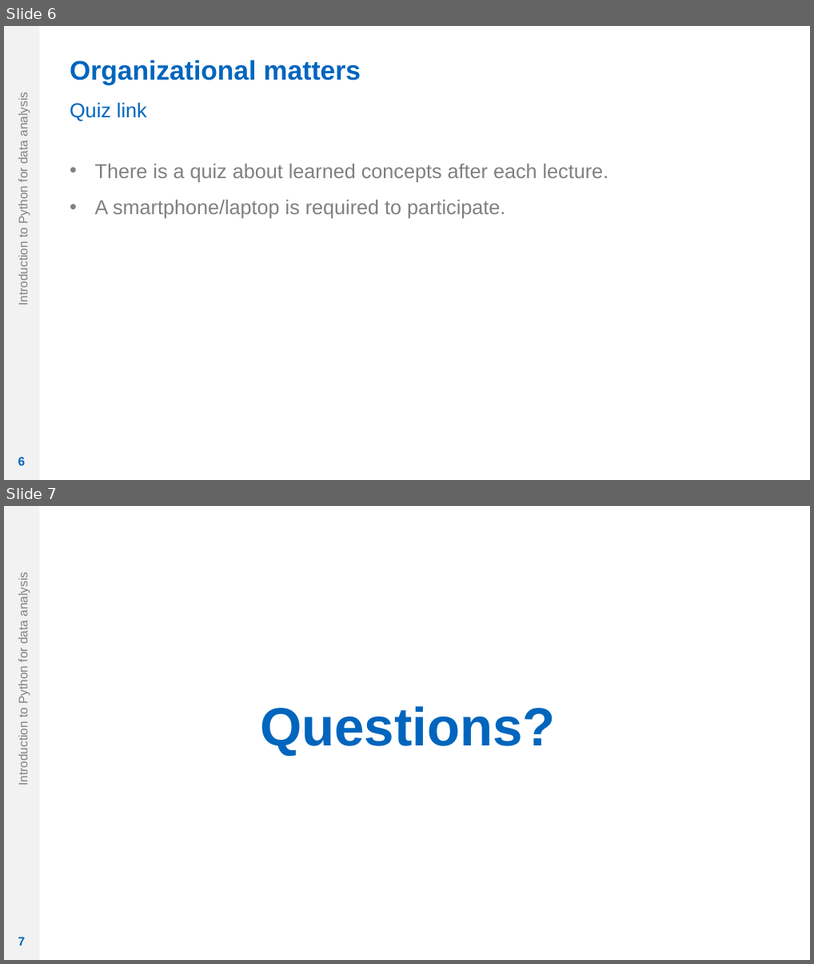
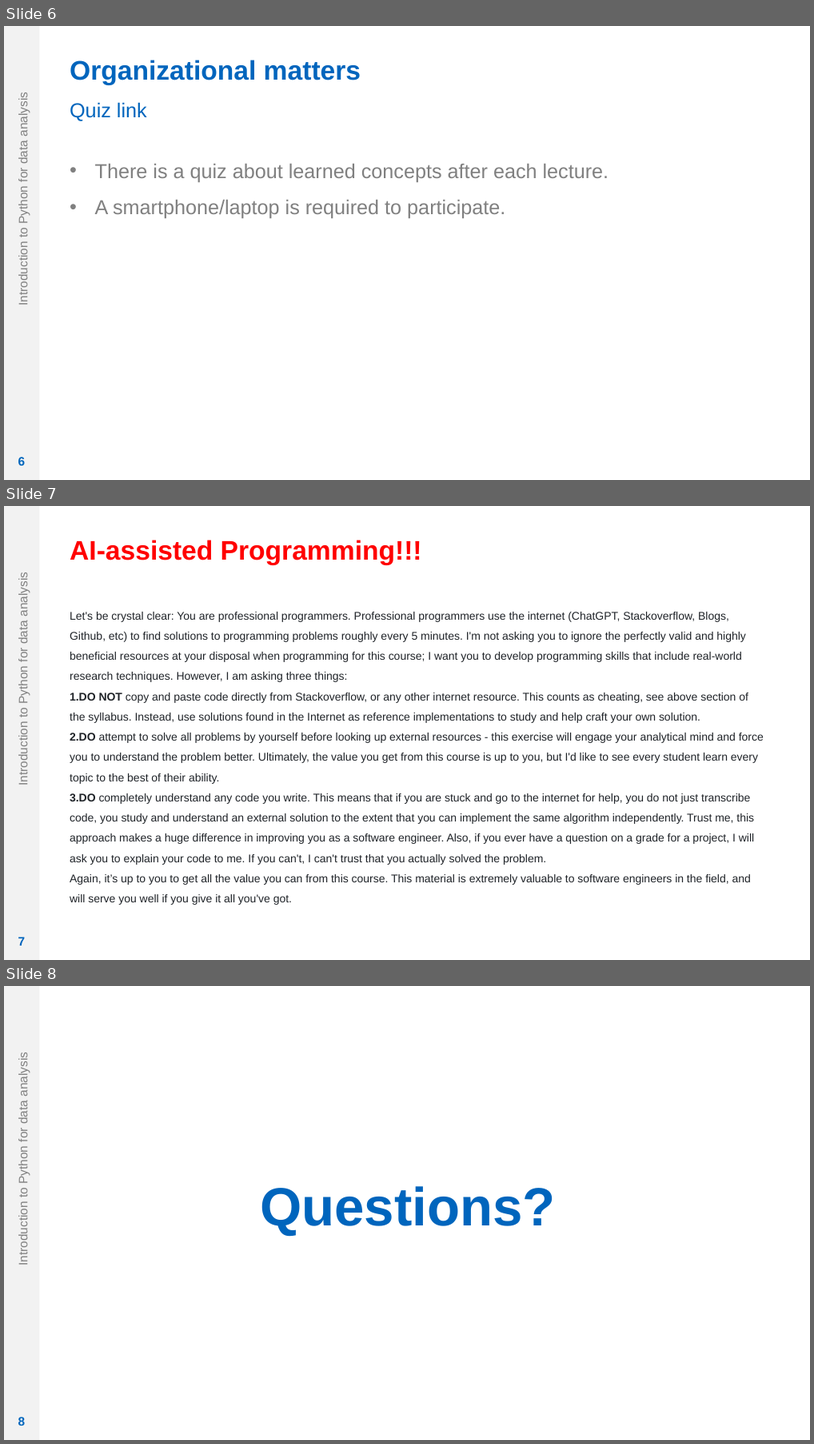
Before and after one commit to weiyuandu/pythoncourse, a slide deck: Lectures/Lecture 1/Lecture 00.pptx. Shown one above the other, each under a label of ours: slides 6 and 7 before the commit, slides 6, 7 and 8 after it. The pictures are 814x964 and 814x1444 pixels, drawn with LibreOffice and Linux fonts; fonts in the diff are those of the drawing; background and template pictures are left out. Boxes give left, top, right and bottom in pixels: in the first picture for what was removed or moved away, otherwise in the second. Text is boxed around its words. In the diff, an @@ line names an element or a change of style, - is before the commit and + after.

```diff
--- a/Lectures/Lecture 1/Lecture 00.pptx
+++ b/Lectures/Lecture 1/Lecture 00.pptx
@@ slide 7 added at (4,506,810,960), background #FFFFFF; not listed: 2 template elements that a slide beside it also shows @@
@@ text added at (70,540,422,565), 24 pt, text #FF0000, bold @@
+AI-assisted Programming!!!
@@ text added at (70,612,764,904), 10 pt, text #1F2328 @@
+Let's be crystal clear: You are professional programmers. Professional programmers use the internet (ChatGPT, Stackoverflow, Blogs, Github, etc) to find solutions to programming problems roughly every 5 minutes. I'm not asking you to ignore the perfectly valid and highly beneficial resources at your disposal when programming for this course; I want you to develop programming skills that include real-world research techniques. However, I am asking three things:
+1. DO NOT copy and paste code directly from Stackoverflow, or any other internet resource. This counts as cheating, see above section of the syllabus. Instead, use solutions found in the Internet as reference implementations to study and help craft your own solution.
+2. DO attempt to solve all problems by yourself before looking up external resources - this exercise will engage your analytical mind and force you to understand the problem better. Ultimately, the value you get from this course is up to you, but I'd like to see every student learn every topic to the best of their ability.
+3. DO completely understand any code you write. This means that if you are stuck and go to the internet for help, you do not just transcribe code, you study and understand an external solution to the extent that you can implement the same algorithm independently. Trust me, this approach makes a huge difference in improving you as a software engineer. Also, if you ever have a question on a grade for a project, I will ask you to explain your code to me. If you can't, I can't trust that you actually solved the problem.
+Again, it’s up to you to get all the value you can from this course. This material is extremely valuable to software engineers in the field, and will serve you well if you give it all you've got.
@@ page number added at (18,936,26,945), 11 pt, text #0065BD, bold @@
+7
@@ what was slide 7 is now slide 8 @@
@@ page number at (18,1416,26,1425): text changed @@
-7
+8
```
Also in this commit, not shown: 1 slide changed.
